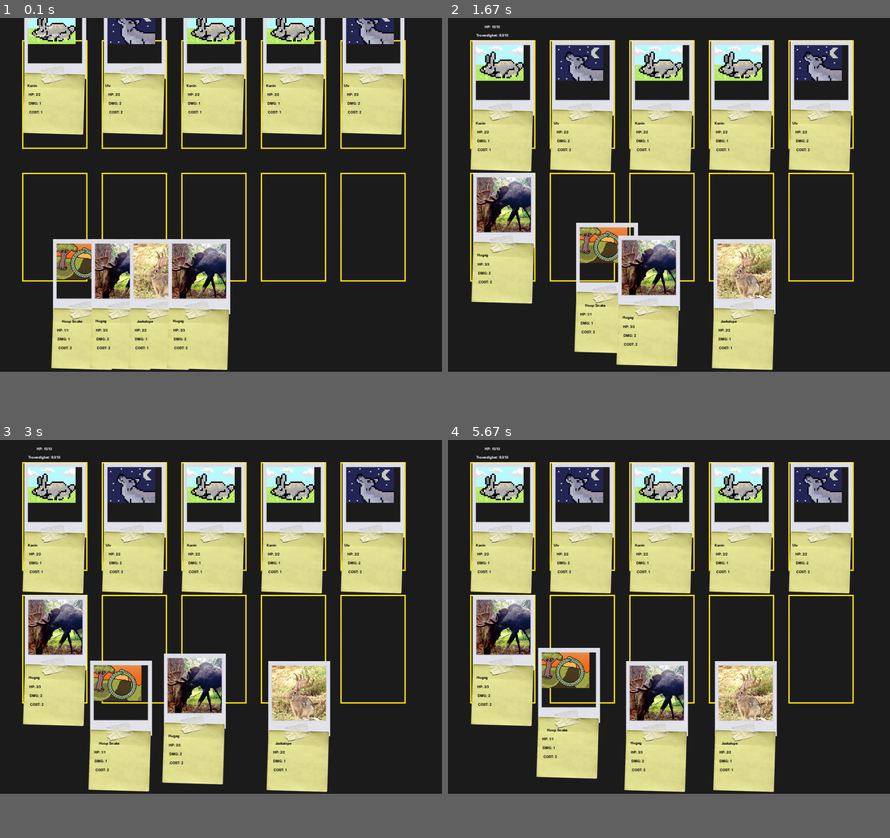
Above: before the commit, frames 1-4 (two rows, left to right).
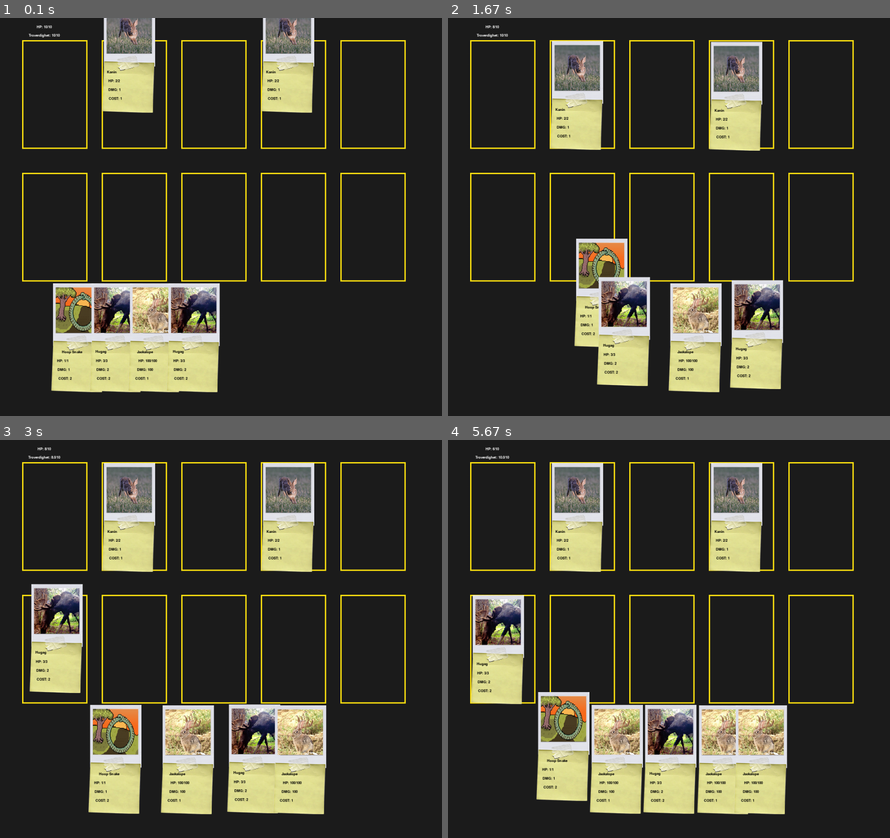
Above: after the commit, the same moments.

Repository: HenryPersen/PygameFordypning
Game: pygame game, started from main.py
The game is run twice, just before and just after one commit, with the same random seed, the same clock (stepped at 60 frames per second) and the same inputs.
Inputs (mouse positions are in pixels of both pictures, inside the frame that each line leads up to):
- Up to frame 1 (0.1 s): no input
- Up to frame 2 (1.67 s): tap Space at 0.33 s; press the mouse at (766, 348) at 0.7 s; move the mouse to (638, 276) at 0.8 s; release the mouse at (509, 205) at 0.93 s; press the mouse at (633, 348) at 1.03 s; move the mouse to (611, 320) at 1.13 s; release the mouse at (585, 296) at 1.27 s; press the mouse at (567, 348) at 1.37 s; move the mouse to (598, 312) at 1.47 s; release the mouse at (624, 280) at 1.6 s
- Up to frame 3 (3 s): press the mouse at (185, 770) at 1.7 s; move the mouse to (128, 750) at 1.8 s; release the mouse at (70, 726) at 1.93 s; press the mouse at (318, 770) at 2.03 s; move the mouse to (349, 750) at 2.13 s; release the mouse at (380, 730) at 2.27 s; press the mouse at (176, 766) at 2.37 s; move the mouse to (128, 714) at 2.47 s; release the mouse at (83, 662) at 2.6 s; tap Space at 2.73 s
- Up to frame 4 (5.67 s): tap Space at 3.03 s; press the mouse at (633, 770) at 3.2 s; move the mouse to (571, 774) at 3.3 s; release the mouse at (514, 778) at 3.43 s; press the mouse at (633, 770) at 3.53 s; move the mouse to (602, 766) at 3.63 s; release the mouse at (571, 762) at 3.77 s
The window is 900x720 before the commit and 900x810 after it. Grey fills any space a smaller window leaves; there, only what the larger window draws over its background counts as a difference.

The runs differ from the first frame. In frame 1, 29% of the frame differs, in the area x 5-92%, y 0-95%; in frame 2, 37%; in frame 3, 38%; in frame 4, 38%, in the area x 5-92%, y 1-95%.

Commit message:
oppdaterte flere bilder, la til skalering av kort, og startet på implementeringen av shops og steder der du kan få nye kort eller modifisere gamle kort

Diff:
--- a/main.py
+++ b/main.py
@@ -6,9 +6,10 @@
 pygame.init()
 #Basic Pygame
 pygame.display.set_caption("Cryptoscam")
-WIDTH, HEIGHT = 1000, 800
+WIDTH, HEIGHT = 1000, 900
 screen = pygame.display.set_mode((WIDTH, HEIGHT), pygame.SCALED | pygame.RESIZABLE)
 clock = pygame.time.Clock()
+fakescreen = screen.copy()
 
 BG_COLOR = (30, 30, 30)
 BLACK = (0,0,0)
@@ -25,6 +26,7 @@
 loops = 0
 attackphaseactive = False
 HANDHEIGHT = 300
+standardcardscale = 1.2
 
 gamephase = 0
 changingphase = False
@@ -46,6 +48,7 @@
 kanin = pygame.image.load("Spillet\Media\Sprites\polaroids\Kanin.png")
 ulv = pygame.image.load(r"Spillet\Media\Sprites\polaroids\Ulv.png")
 hoopsnake = pygame.image.load(r"Spillet\Media\Sprites\polaroids\hoopsnake.png")
+thylacine = pygame.image.load(r"Spillet\Media\Sprites\polaroids\thylacine.png")
 
 
 #X Sprites
@@ -128,6 +131,12 @@
                     pygame.draw.line(surface, (128, 8 ,8), self.visualposition, connection.visualposition, 10)
 
         surface.blit(self.sprite, (self.visualposition.x - self.sprite.get_width() / 2, self.visualposition.y - self.sprite.get_height() / 2))
+
+    def load(self):
+        if isinstance(self.stage, stage):
+            changephase(0)
+            currentstage = self.stage
+            spawnwave(currentstage)
 
 
 mapmarkers = []
@@ -159,6 +168,7 @@
         self.detached = False
         self.animating = False
         self.orderinlane = None
+        self.cardscale = standardcardscale
 
     def draw(self, surface):
         if self.hover == True:
@@ -167,9 +177,9 @@
             self.visualy = pygame.math.lerp(self.visualy, self.y, game_speed/12 * self.lerpspeed)
         self.visualx = pygame.math.lerp(self.visualx, self.x, game_speed/12 * self.lerpspeed)
         if self.played:
-            surface.blit(self.image, (self.visualx+12, self.visualy+10))
+            surface.blit(pygame.transform.scale(self.image, (125 / self.cardscale, 125 / self.cardscale)), (self.visualx+(12 / self.cardscale), self.visualy+(10 / self.cardscale)))
             if self.rarity == 0:
-                surface.blit(basiccard, (self.visualx, self.visualy))
+                surface.blit(pygame.transform.scale(basiccard, (144 / self.cardscale, 296 / self.cardscale) ), (self.visualx, self.visualy))
 
             self.addtext(surface, 4)
 
@@ -181,22 +191,22 @@
             if line == 0:
                 text_surface = font.render(str(self.name), True, BLACK)
                 text_rect = text_surface.get_rect()
-                text_rect.center = (self.visualx + text_rect.w, self.visualy+186+(line*20))
+                text_rect.center = (self.visualx + text_rect.w, self.visualy+(186 / self.cardscale)+(line*20))
                 surface.blit(text_surface, text_rect)
             if line == 1:
                 text_surface = font.render("HP: " + str(int(self.hp)) + "/" + str(int(self.maxhp)), True, BLACK)
                 text_rect = text_surface.get_rect()
-                text_rect.center = (self.visualx + text_rect.w, self.visualy+186+(line*20))
+                text_rect.center = (self.visualx + text_rect.w, self.visualy+(186 / self.cardscale)+(line*20))
                 surface.blit(text_surface, text_rect)
             if line == 2:
                 text_surface = font.render("DMG: " + str(int(self.dmg)), True, BLACK)
                 text_rect = text_surface.get_rect()
-                text_rect.center = (self.visualx + text_rect.w, self.visualy+186+(line*20))
+                text_rect.center = (self.visualx + text_rect.w, self.visualy+(186 / self.cardscale)+(line*20))
                 surface.blit(text_surface, text_rect)
             if line == 3:
                 text_surface = font.render("COST: " + str(int(self.cost)), True, BLACK)
                 text_rect = text_surface.get_rect()
-                text_rect.center = (self.visualx + text_rect.w, self.visualy+186+(line*20))
+                text_rect.center = (self.visualx + text_rect.w, self.visualy+(186 / self.cardscale)+(line*20))
                 surface.blit(text_surface, text_rect)
 
     def finishattackanimation(self):
@@ -264,9 +274,9 @@
                 damageplayer(self.dmg)
 
 playercarddictionary = [
-    card([0, True, "Player"], [], pygame.math.Vector3(2,1,1), jackalope, "Jackalope"),
+    card([0, True, "Player"], [], pygame.math.Vector3(100,100,1), jackalope, "Jackalope"),
     card([0, True, "Player"], [], pygame.math.Vector3(3,2,2), hugag, "Hugag"),
-    card([0, True, "Player"], ["Extinct+2"], pygame.math.Vector3(2,1,2), jackalope, "Thylacine"),
+    card([0, True, "Player"], ["Extinct+2"], pygame.math.Vector3(2,1,2), thylacine, "Thylacine"),
     card([0, True, "Player"], ["Rolling"], pygame.math.Vector3(1,1,2), hoopsnake, "Hoop Snake"),
     card([0, True, "Player"], ["Hide"], pygame.math.Vector3(5,2,2), jackalope, "Hidebehind"),
     card([0, True, "Player"], ["Mover Over"], pygame.math.Vector3(1,1,2), jackalope, "Ball-Tailed Cat"),
@@ -393,7 +403,7 @@
 stages = [ #Her er hva du skal skrive inn for stagen i rekkefølge: Navnet på banen, Hvor mange "Waves" banen består av, Om det er noen tvunget fiender som skal spawne (fungerer ikke akkurat nå), farlighetsgrad og til slutt hvilke pools wavesene bruker og hvor mange tokens hver wave får
     #Vanskelighetsgrad Følger denne formen: 1 - Enkel / Starterbanene, 2 - Baner som kan være en liten trussel tidlig i spillet, 3 - Tidlige bosser og Middels vanskelige baner, 4 - Litt senere bosser og andre vanskelige baner, 5 - Farligste av alle.
     stage("First Level", 3, None, 1, [ #findpool() is pool used for fetching enemies for stage, next number is how many tokens can be used to spawn enemies
-        findpool("UlvKanin"), 7,
+        findpool("UlvKanin"), 2,
         findpool("Kanin"), 3,
         findpool("UlvKanin"), 4,
     ]),
@@ -431,11 +441,44 @@
     ]),
 ]
 
-for i in range(6):
-    if i == 1:
-        mapmarkers.append(mapmark(pygame.math.Vector2(0, i * 150), [], stages[i], False))
-    else:
-        mapmarkers.append(mapmark(pygame.math.Vector2(random.randint(-150, 150), random.randint(-60, 60) + i * 150), [], stages[i], False))
+class shop:
+    def __init__(self, type, level = 0, size = 3):
+        self.type = type
+        self.level = level
+        self.size = size
+
+
+        if self.type == "GetCards":
+            self.cards = []
+            shuffleddictionary = copy.copy(playercarddictionary)
+            random.shuffle(shuffleddictionary)
+            print(shuffleddictionary)
+            for i in range(size):
+                for card in shuffleddictionary:
+                    if card.cost >= self.level:
+                        if card in self.cards:
+                            pass
+                        else:
+                            self.cards.append(copy.copy(card))
+
+
+def createmapmarkers(markeramount):
+    for i in range(markeramount):
+        if i == 1:
+            mapmarkers.append(mapmark(pygame.math.Vector2(0, i * 100), [], None, False))
+        else:
+            mapmarkers.append(mapmark(pygame.math.Vector2(random.randint(-250, 250), random.randint(-35, 35) + i * 100), [], None, False))
+    loops = 0
+    for marker in mapmarkers:
+        loops += 1
+        if loops % 2 == 0:
+            marker.stage = shop("GetCards")
+            marker.sprite = pygame.image.load(r"Spillet\Media\markericons\getcards.png")
+        else:
+            marker.stage = copy.copy(stages[random.randint(0, len(stages)-1)])
+
+
+createmapmarkers(8)
 
 waves = []
 spawnedenemycards = []
@@ -456,8 +499,12 @@
     global spawnedenemycards
 
     points = stage.pools[((currentwave+1)*2)-1]
-
+    loops = 0
     while points > 0:
+        loops += 1
+        if loops >= 1024:
+            print("Infinite Recursion in Enemy Spawning, breaking while loop")
+            break
         if None in spawnedenemycards:
             chosenenemy = random.choice(stage.pools[((currentwave+1)*2)-2].enemies)
             while chosenenemy.cost > points:
@@ -472,25 +519,30 @@
         else:
             chosenlane = random.randint(0,4)
             points += spawnedenemycards[chosenlane].cost
-
             mostexpensiveenemy = None
             excludedenemies = []
             for enemy in stage.pools[((currentwave+1)*2)-2].enemies:
+                if enemy.name in excludedenemies:
+                    print("Enemy %s is in excluded enemies") % enemy
                 if mostexpensiveenemy == None:
                     mostexpensiveenemy = enemy
                 elif enemy.cost > mostexpensiveenemy.cost:
                     if enemy.cost <= points:
                         mostexpensiveenemy = enemy
                         print("Grabbing most expensive enemy")
+                        print(mostexpensiveenemy.name)
                     else:
-                        excludedenemies.append(enemy)
+                        excludedenemies.append(enemy.name)
             if mostexpensiveenemy == None:
                 print("Error: Failed to find most expensive enemy")
-
-            spawnedenemycards[chosenlane] = copy.copy(mostexpensiveenemy)
-            spawnedenemycards[chosenlane].visualx = enemylanes[chosenlane].position.x
-            spawnedenemycards[chosenlane].visualy = enemylanes[chosenlane].position.y - 200
-            points -= chosenenemy.cost
+            else:
+                print("points before spawned = %s" % points)
+
+                spawnedenemycards[chosenlane] = copy.copy(mostexpensiveenemy)
+                spawnedenemycards[chosenlane].visualx = enemylanes[chosenlane].position.x
+                spawnedenemycards[chosenlane].visualy = enemylanes[chosenlane].position.y - 200
+                points -= mostexpensiveenemy.cost
+                print("points after spawned = %s" % points)
 
 
 
@@ -508,6 +560,21 @@
     global changingphase
     global gamephase
     changingphase = True
+
+    if nextphase == 0:
+        global troverdighet
+        troverdighet = 10
+        global currentwave
+        currentwave = 0
+        gamephase = 0
+        random.shuffle(deck)
+        for i in range(4):
+            drawcard()
+        changingphase = False
+    if nextphase == 2:
+        gamephase = 2
+        changingphase = False
+
     if nextphase == 1:
 
         gamephase = 1
@@ -521,16 +588,6 @@
             if item != None:
                 item.lerpspeed = 0.5
                 item.x = -200 - random.randint(-50,50)
-        changingphase = False
-    if nextphase == 0:
-        global troverdighet
-        troverdighet = 10
-        global currentwave
-        currentwave = 0
-        gamephase = 0
-        random.shuffle(deck)
-        for i in range(4):
-            drawcard()
         changingphase = False
 
 
@@ -612,7 +669,7 @@
             if marker.stage == currentstage:
                 marker.finished = True
         print("You win!")
-        pygame.image.save(screen, "Backgroundphase1.jpeg")
+        pygame.image.save(fakescreen, "Backgroundphase1.jpeg")
         heldcard == None
         changephase(1)
 
@@ -657,7 +714,7 @@
                 if event.key == pygame.K_1:
                     drawcard() #Husk å fjerne denne før du leverer spillet
                     print("Drawing Card")
-                if event.key == pygame.K_2:
+                if event.key == pygame.K_SPACE:
                     if attackphaseactive == False:
                         attackphase()
                         print("Attacking")
@@ -688,12 +745,17 @@
                             if pygame.mouse.get_pos()[0] < marker.visualposition.x + marker.sprite.get_width() / 2 and pygame.mouse.get_pos()[1] < marker.visualposition.y + marker.sprite.get_height() / 2:
                                 print("Hit Marker %s" % mapmarkers.index(marker))
                                 if marker.stage != None:
+                                    print("Marker has stage")
+                                    if mapmarkers.index(marker) == 0:
+                                        if marker.finished == False:
+                                            marker.load()
                                     for connectionmarker in mapmarkers:
                                         if marker in connectionmarker.connections:
+                                            print("Found Connection")
                                             if connectionmarker.finished == True and marker.finished == False:
-                                                changephase(0)
-                                                currentstage = marker.stage
-                                                spawnwave(currentstage)
+                                                marker.load()
+                                                print("Loading Marker")
+
                                 break
 
 
@@ -719,25 +781,25 @@
 
 
 
-        screen.fill(BG_COLOR)
+        fakescreen.fill(BG_COLOR)
 
         for lane in lanes:
-            lane.draw(screen)
+            lane.draw(fakescreen)
         for lane in enemylanes:
-            lane.draw(screen)
+            lane.draw(fakescreen)
         for playedcard in playedcards:
             if playedcard != None:
                 if changingphase == False and playedcard.detached == False:
                     playedcard.x = lanes[(playedcards.index(playedcard))].position.x + 2
                     playedcard.y = lanes[(playedcards.index(playedcard))].position.y + 2
-                playedcard.draw(screen)
+                playedcard.draw(fakescreen)
 
         for enemycard in spawnedenemycards:
             if enemycard != None:
                 if enemycard.detached == False:
                     enemycard.x = enemylanes[(spawnedenemycards.index(enemycard))].position.x+2
                     enemycard.y = enemylanes[(spawnedenemycards.index(enemycard))].position.y+2
-                enemycard.draw(screen)
+                enemycard.draw(fakescreen)
 
         for card in hand:
             if pygame.mouse.get_pos()[0] > card.x and pygame.mouse.get_pos()[1] > card.y:
@@ -745,27 +807,27 @@
                     if heldcard == None:
                         card.hover = True
             if not card == heldcard:
-                card.draw(screen)
+                card.draw(fakescreen)
         if not card == None:
             for card in hand:
                 if card == heldcard:
-                    card.draw(screen)
+                    card.draw(fakescreen)
         text_surface = font.render("HP: " + str(int(playerhp)) + "/10", True, WHITE)
         text_rect = text_surface.get_rect()
         text_rect.center = (100,20)
-        screen.blit(text_surface, text_rect)
+        fakescreen.blit(text_surface, text_rect)
         text_surface = font.render("Troverdighet: " + str(troverdighet) + "/10", True, WHITE)
         text_rect = text_surface.get_rect()
         text_rect.center = (100,40)
-        screen.blit(text_surface, text_rect)
+        fakescreen.blit(text_surface, text_rect)
 
 
     if gamephase == 1:
         backgroundimage = pygame.image.load("Backgroundphase1.jpeg")
-        screen.blit(backgroundimage, (0,0))
-        areamap.draw(screen)
+        fakescreen.blit(backgroundimage, (0,0))
+        areamap.draw(fakescreen)
         for marker in mapmarkers:
-            marker.draw(screen)
+            marker.draw(fakescreen)
 
 
     if gamephase == 2:
@@ -773,4 +835,6 @@
             print("at card shop")
 
 
+    screen.blit(pygame.transform.scale(fakescreen, screen.get_rect().size), (0, 0))
+
     pygame.display.flip()
Binary file changed: Backgroundphase1.jpeg
Binary file changed: Spillet/Media/Sprites/polaroids/Kanin.png
Binary file changed: Spillet/Media/Sprites/polaroids/Ulv.png
Binary file added: Spillet/Media/Sprites/polaroids/thylacine.png
Binary file added: Spillet/Media/markericons/getcards.png
